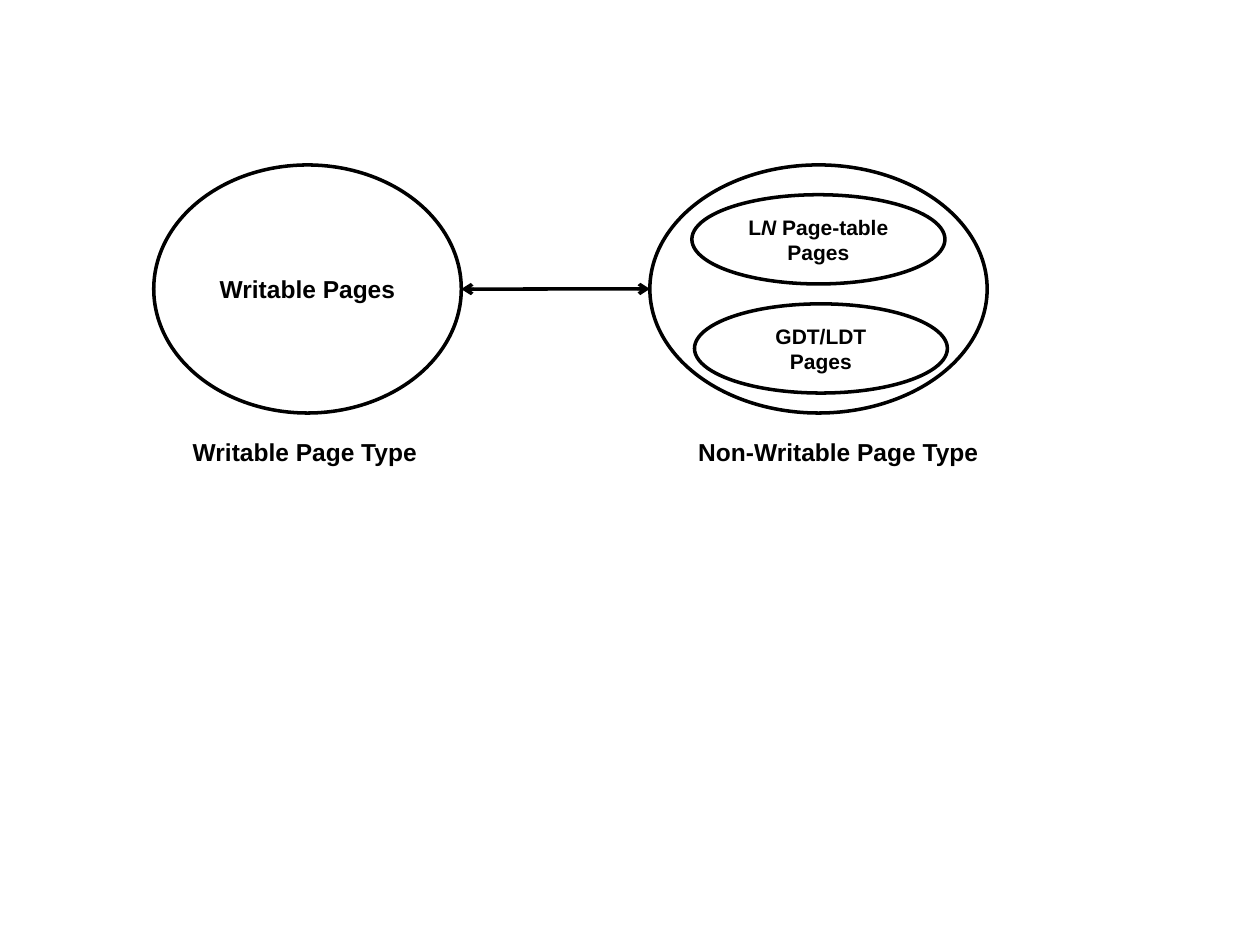
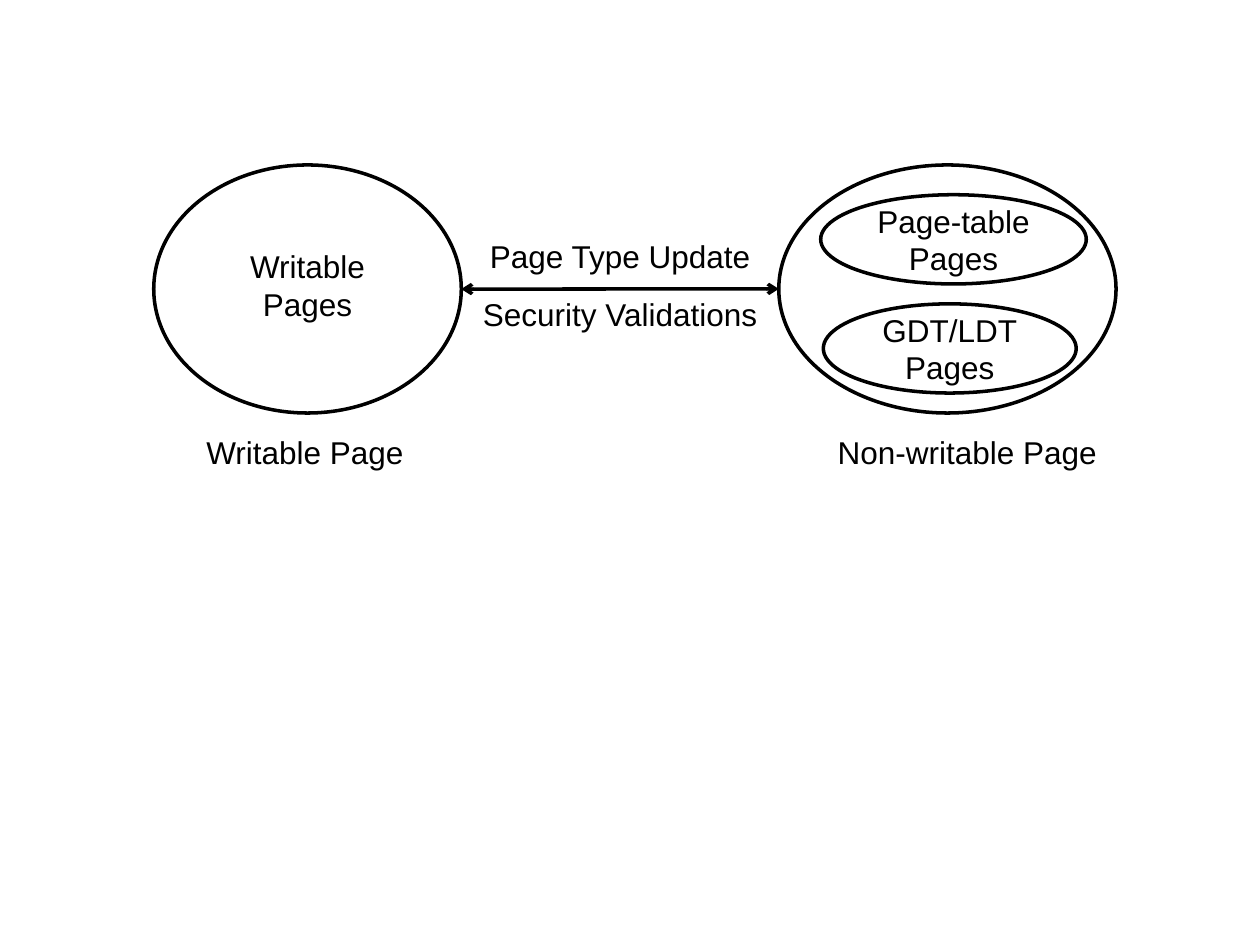
Before and after one commit to strongerwill/FastIO, a slide deck: slide 4 of doc/paper/image/background/page-type-update.ppt. Drawn at 1260x945 pixels with LibreOffice and Linux fonts; fonts in the diff are those of the drawing. Boxes give left, top, right and bottom in pixels: in the first picture for what was removed or moved away, otherwise in the second. Text is boxed around its words. In the diff, an @@ line names an element or a change of style, - is before the commit and + after.

```diff
--- a/doc/paper/image/background/page-type-update.ppt
+++ b/doc/paper/image/background/page-type-update.ppt
@@ ellipse "Writable Pages" at [154,165,461,413]: size 14 to 18 pt, bold off @@
@@ ellipse: place and size @@
-ellipse at [650,165,988,413]
+ellipse at [779,165,1116,413]
@@ ellipse "Page-table Pages": place and size @@
-ellipse "Page-table Pages" at [692,195,945,285]
+ellipse "Page-table Pages" at [820,195,1086,285]
@@ text in ellipse at [877,210,1029,276]: text changed; size 12 to 18 pt; bold off @@
-LN Page-table Pages
+Page-table Pages
@@ text added at [490,245,750,274], 18 pt, text #000000 @@
+Page Type Update
@@ double arrow moved from (650, 289) - (461, 289) to (779, 289) - (461, 289) @@
@@ text added at [483,303,757,332], 18 pt, text #000000 @@
+Security Validations
@@ ellipse "GDT/LDT": place and size @@
-ellipse "GDT/LDT" at [694,304,948,393]
+ellipse "GDT/LDT" at [823,304,1076,393]
@@ ellipse "GDT/LDT" at [823,304,1076,393]: size 12 to 18 pt, bold off @@
@@ text at [206,441,404,470]: text changed; size 14 to 18 pt; bold off @@
-Writable Page Type
+Writable Page
@@ text at [838,441,1097,470]: text changed; size 14 to 18 pt; bold off @@
-Non-Writable Page Type
+Non-writable Page
```
Also in this commit, not shown: 2 other slides changed, 14 other files.
